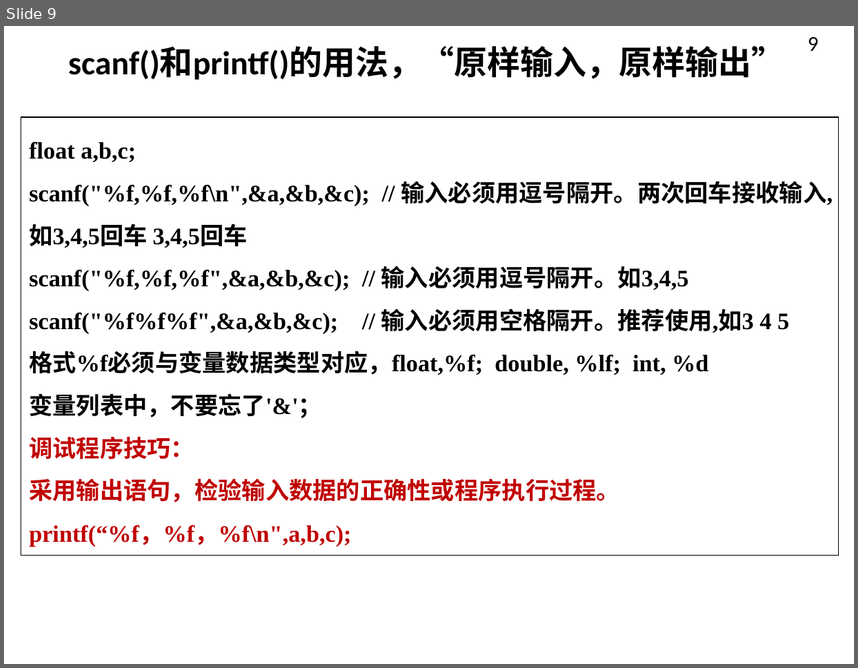
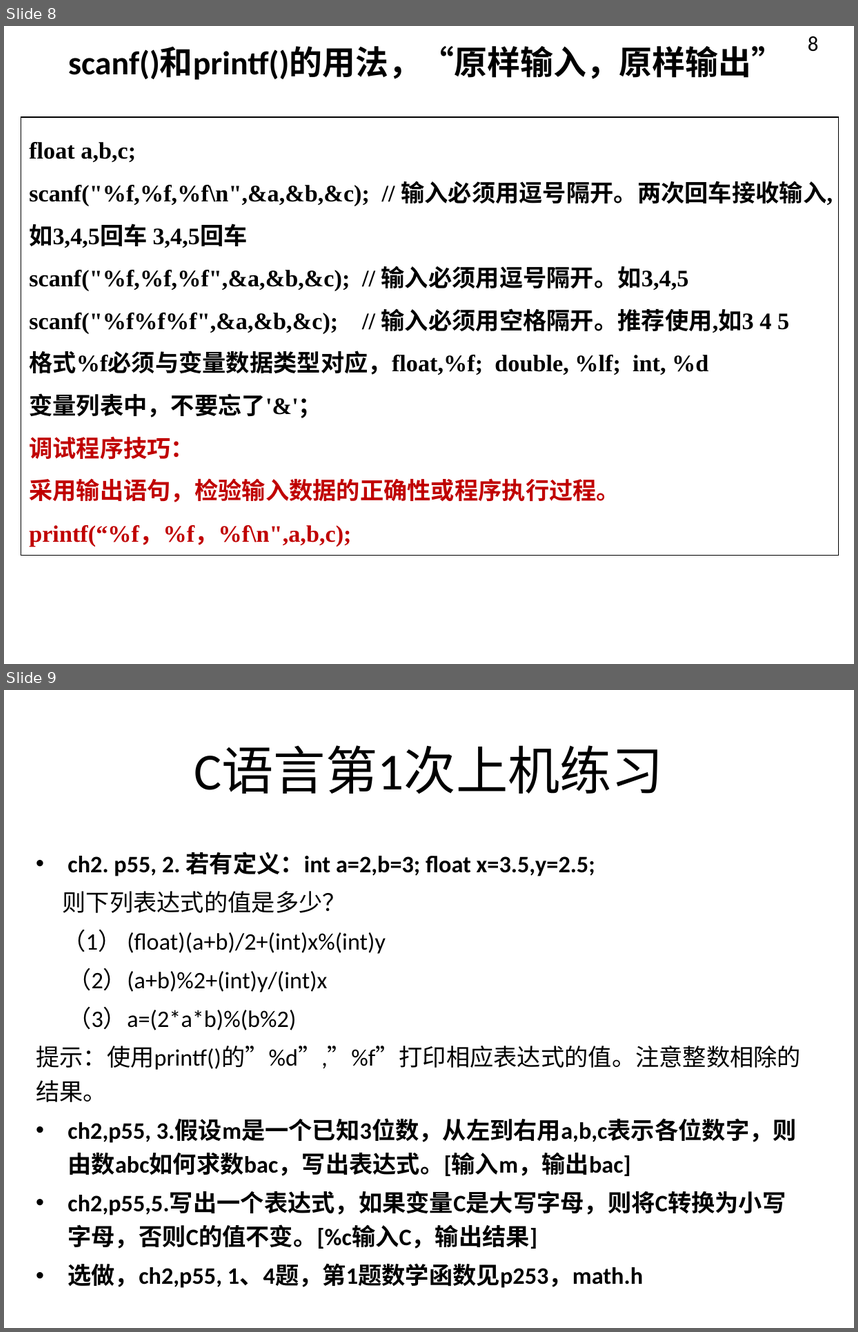
Before and after one commit to jtrfid/C-Repositories, a slide deck: 2016/上机安排.pptx. Shown one above the other, each under a label of ours: slide 9 before the commit, slides 8 and 9 after it. The pictures are 858x668 and 858x1332 pixels, drawn with LibreOffice and Linux fonts; fonts in the diff are those of the drawing. Boxes give left, top, right and bottom in pixels: in the first picture for what was removed or moved away, otherwise in the second. Text is boxed around its words. In the diff, an @@ line names an element or a change of style, - is before the commit and + after.

Commit message:
修订上机安排

```diff
--- a/2016/上机安排.pptx
+++ b/2016/上机安排.pptx
@@ slide 9 added at [4,690,854,1328], background #FFFFFF @@
@@ title added at [194,746,664,793], 44 pt, text #000000 @@
+C语言第1次上机练习
@@ text added at [36,851,801,1288], 20 pt, text #000000, bold @@
+• ch2. p55, 2. 若有定义：int a=2,b=3; float x=3.5,y=2.5;
+则下列表达式的值是多少？
+（1） (float)(a+b)/2+(int)x%(int)y
+（2）(a+b)%2+(int)y/(int)x
+（3）a=(2*a*b)%(b%2)
+提示：使用printf()的”%d”,”%f”打印相应表达式的值。注意整数相除的结果。
+• ch2,p55, 3.假设m是一个已知3位数，从左到右用a,b,c表示各位数字，则由数abc如何求数bac，写出表达式。[输入m，输出bac]
+• ch2,p55,5.写出一个表达式，如果变量C是大写字母，则将C转换为小写字母，否则C的值不变。[%c输入C，输出结果]
+• 选做，ch2,p55, 1、4题，第1题数学函数见p253，math.h
@@ what was slide 9 is now slide 8 @@
@@ page number at [808,36,819,52]: text changed @@
-9
+8
```
Also in this commit, not shown: 2 slides changed, 2 slides removed, 1 other file.
